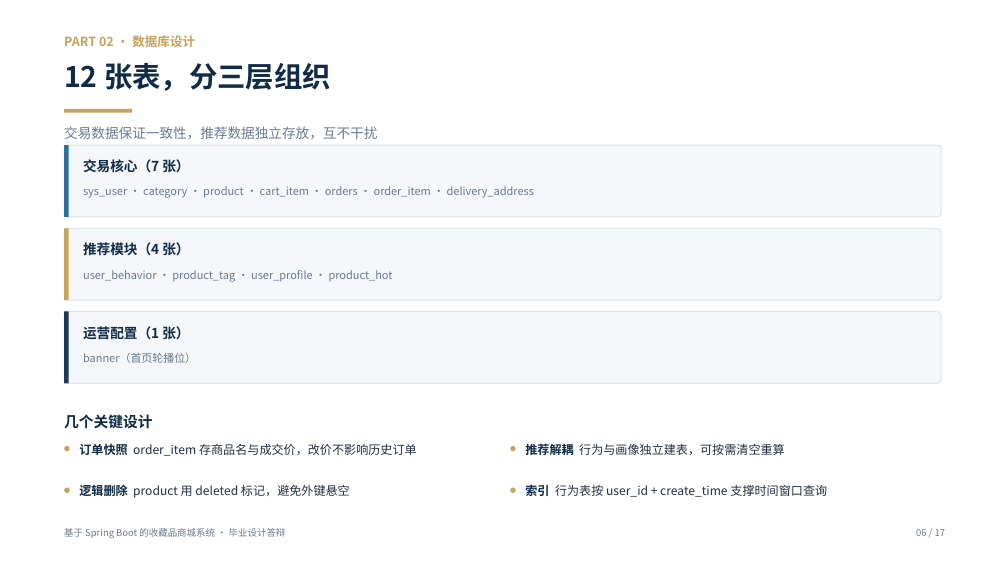
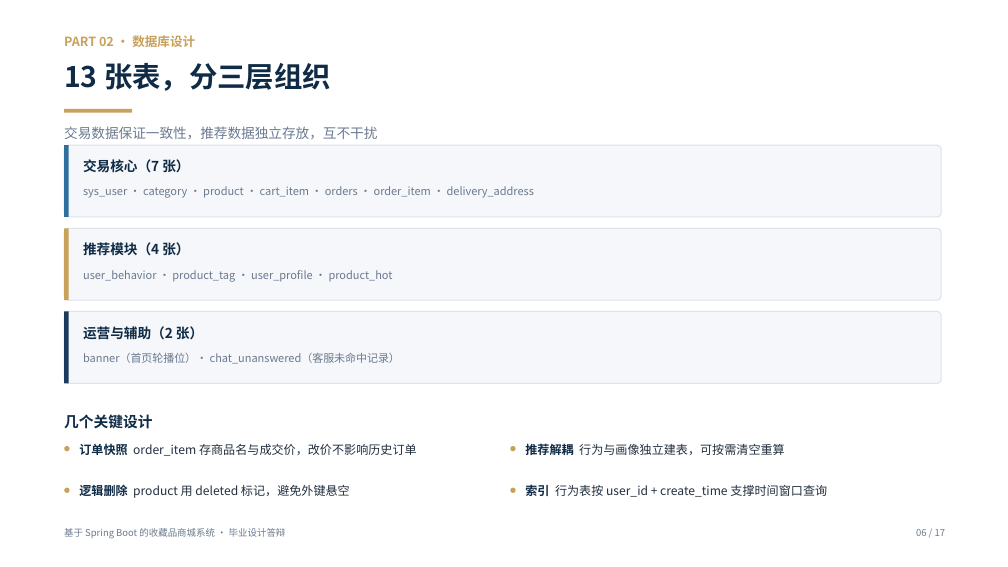
Before and after one commit to StiffenDaming/shopping-system, a slide deck: slide 6 of 答辩PPT-基于Spring Boot的收藏品商城系统.pptx. Drawn at 1008x567 pixels with LibreOffice and Linux fonts; fonts in the diff are those of the drawing. Boxes give left, top, right and bottom in pixels: in the first picture for what was removed or moved away, otherwise in the second. Text is boxed around its words. In the diff, an @@ line names an element or a change of style, - is before the commit and + after.

```diff
--- a/答辩PPT-基于Spring Boot的收藏品商城系统.pptx
+++ b/答辩PPT-基于Spring Boot的收藏品商城系统.pptx
@@ text at [64, 63, 331, 91]: text changed @@
-12 张表，分三层组织
+13 张表，分三层组织
@@ text at [83, 326, 203, 340]: text changed @@
-运营配置（1 张）
+运营与辅助（2 张）
@@ text at [83, 353, 400, 364]: text changed @@
-banner（首页轮播位）
+banner（首页轮播位）· chat_unanswered（客服未命中记录）
```
Also in this commit, not shown: 5 other files.
